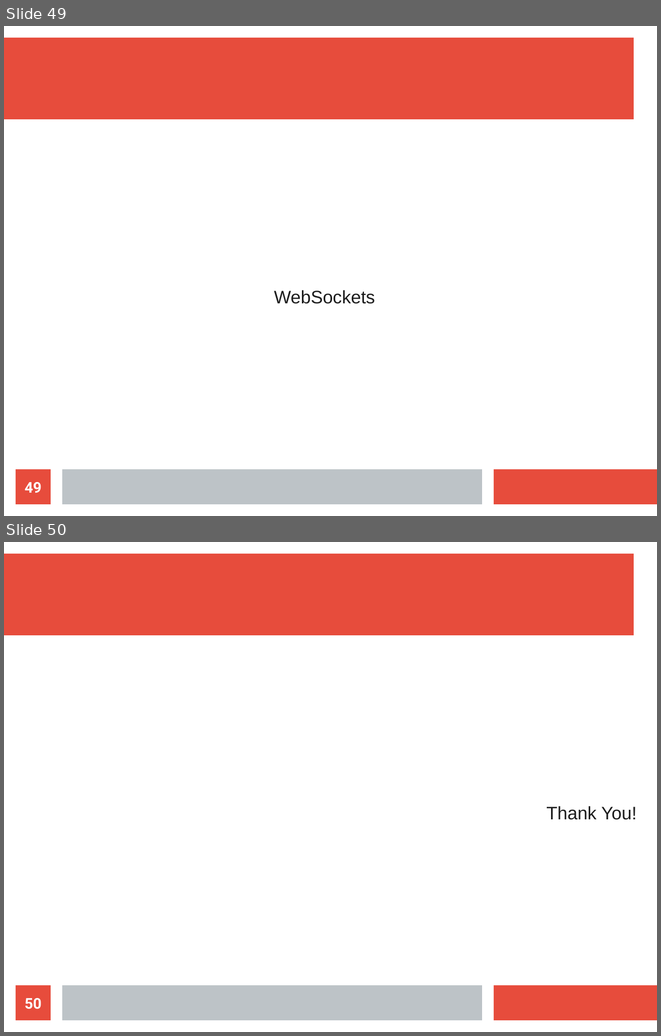
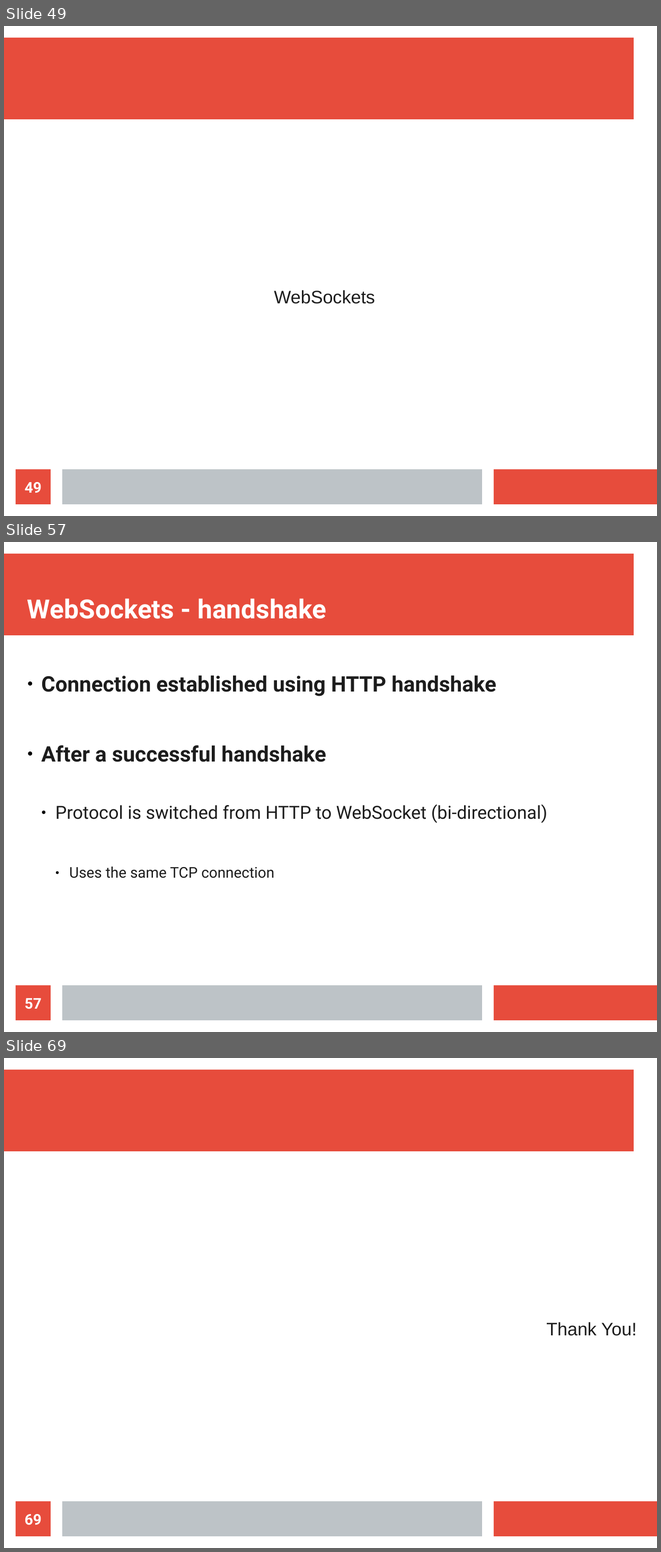
Before and after one commit to maxotta/pia-labs, a slide deck: lectures/ws_wsockets/ws_wsockets.odp. Shown one above the other, each under a label of ours: slides 49 and 50 before the commit, slides 49, 57 and 69 after it; the slides between them are not shown. The pictures are 661x1036 and 661x1552 pixels, drawn with LibreOffice and Linux fonts; fonts in the diff are those of the drawing. Boxes give left, top, right and bottom in pixels: in the first picture for what was removed or moved away, otherwise in the second. Text is boxed around its words. In the diff, an @@ line names an element or a change of style, - is before the commit and + after.

```diff
--- a/lectures/ws_wsockets/ws_wsockets.odp
+++ b/lectures/ws_wsockets/ws_wsockets.odp
@@ slide 57 added at box(4, 542, 657, 1032), background #FFFFFF; not listed: 3 template elements that a slide beside it also shows @@
@@ title added at box(27, 598, 326, 619), 32 pt, text #FFFFFF, bold @@
+WebSockets - handshake
@@ text added at box(41, 675, 547, 878), 26 pt, text #1C1C1C @@
+● Connection established using HTTP handshake
+● After a successful handshake
+  ● Protocol is switched from HTTP to WebSocket (bi-directional)
+    ● Uses the same TCP connection
@@ page number added at box(16, 985, 51, 1020), fill #E74C3C, 18 pt, text #FFFFFF, bold @@
+57
@@ what was slide 50 is now slide 69 @@
@@ page number at box(25, 1514, 42, 1525): text changed @@
-50
+69
```
Also in this commit, not shown: 2 slides changed, 18 other slides added, 4 other files.
